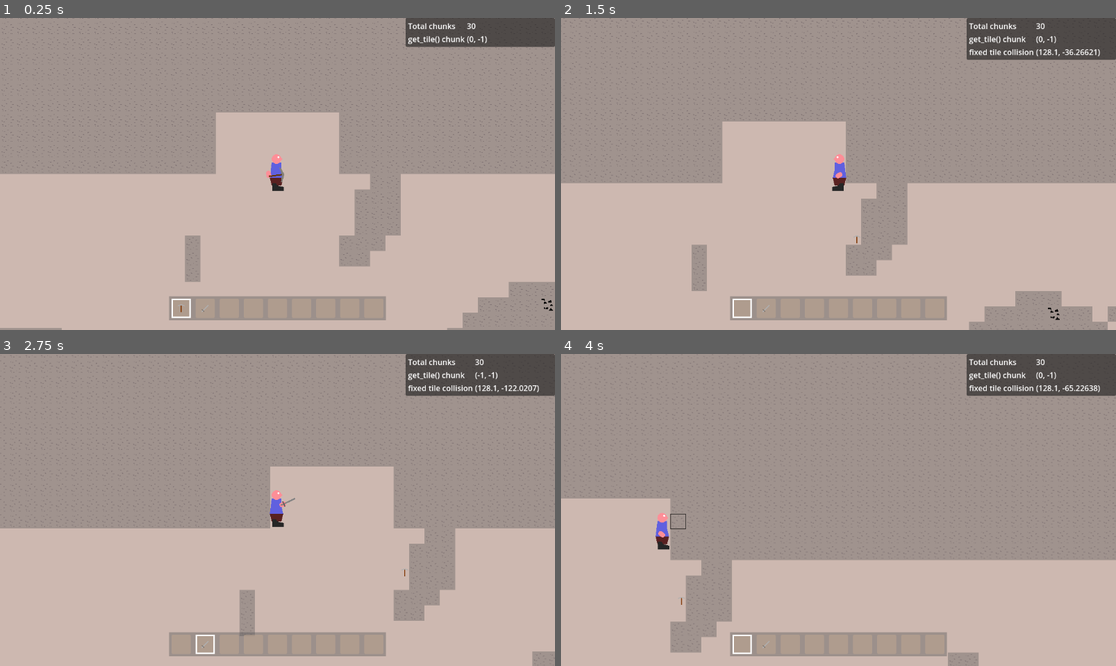
Above: before the commit, frames 1-4 (two rows, left to right).
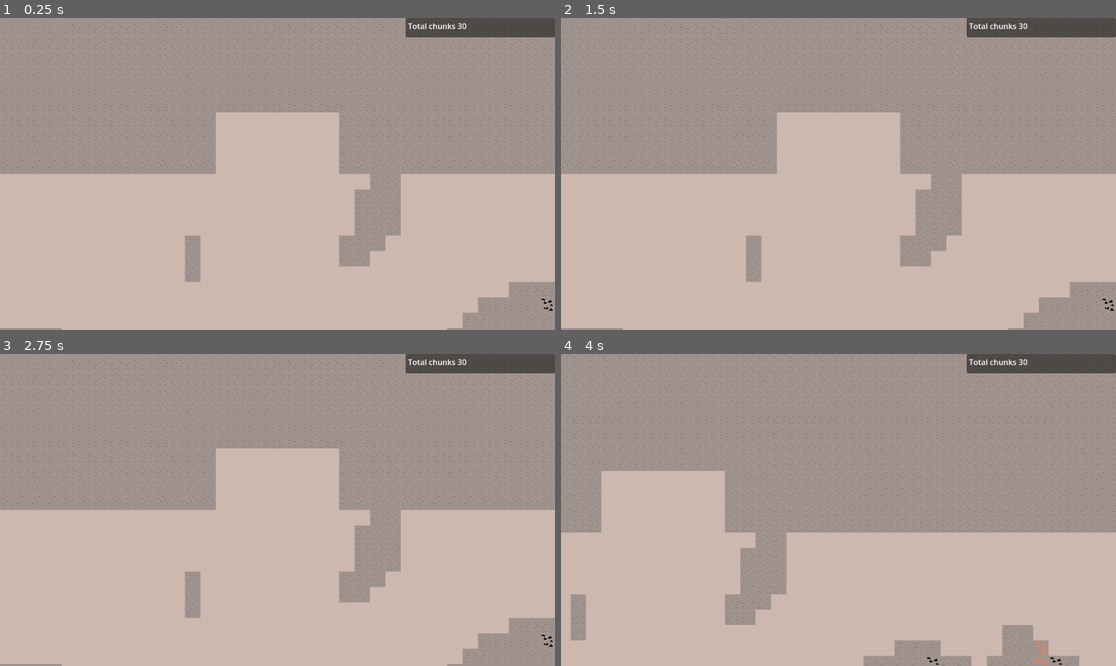
Above: after the commit, the same moments.

Repository: Griiimon/2D-Mining-Sandbox
Game: Godot game, scene res://scenes/game.tscn
Two runs of this game, one before a commit and one after it. Both use one fixed random seed, a clock stepped at 60 frames per second and the inputs below. The engine's default icon, where the game draws it, is replaced by a stand-in: a white triangle on a blue panel in a dark square.
Inputs (mouse positions are in pixels of both pictures, inside the frame that each line leads up to):
- Up to frame 1 (0.25 s): no input
- Up to frame 2 (1.5 s): tap Enter at 0.5 s; move the mouse to (960, 158) at 0.52 s; hold D (right) from 0.53 s (still down); tap X (drop_item) at 0.6 s; click (960, 158) at 0.67 s; tap Up (jump) at 0.77 s; tap Space at 1.25 s; move the mouse to (727, 189) at 1.27 s; tap F (interact) at 1.35 s
- Up to frame 3 (2.75 s): tap Up (jump) at 1.52 s; tap Enter at 2 s; move the mouse to (333, 441) at 2.02 s; release D (right) at 2.03 s; hold A (left) from 2.03 s (still down); tap E (next_hotbar_item) at 2.1 s
- Up to frame 4 (4 s): move the mouse to (810, 572) at 2.77 s; release A (left) at 2.78 s; hold D (right) from 2.78 s (still down); tap Q (previous_hotbar_item) at 2.85 s; click (810, 572) at 2.92 s; tap Up (jump) at 3.02, 3.77 s; move the mouse to (1005, 556) at 3.52 s; tap K (toggle_free_cam) at 3.6 s

The runs differ from the first frame. In frame 1, 4.2% of the frame differs, in the area x 30-100%, y 1-97%; in frame 2, 19%; in frame 3, 22%, in the area x 0-100%, y 0-100%; in frame 4, 21%.
Error after the commit: Invalid call. Nonexistent function 'start' in base 'Node (ChunkUpdater)'. (res://scripts/world/world.gd:34)

Commit message:
mob spawner

Diff:
--- a/scenes/world.tscn
+++ b/scenes/world.tscn
@@ -7,6 +7,7 @@
 [ext_resource type="Script" path="res://scripts/world/chunk_updater.gd" id="5_qqsjj"]
 [ext_resource type="Resource" uid="uid://di6fjtt37v77v" path="res://resources/effects/explosion_particles.tres" id="5_snubo"]
 [ext_resource type="PackedScene" uid="uid://vgl3mtr5d37f" path="res://scenes/components/debug_component.tscn" id="7_4bafo"]
+[ext_resource type="Script" path="res://scripts/world/mob_spawner.gd" id="7_otmna"]
 
 [node name="World" type="Node2D" node_paths=PackedStringArray("chunks")]
 script = ExtResource("1_pmjc8")
@@ -20,7 +21,11 @@
 script = ExtResource("5_qqsjj")
 
 [node name="Update Timer" type="Timer" parent="Chunk Updater"]
-autostart = true
+
+[node name="Mob Spawner" type="Node" parent="."]
+script = ExtResource("7_otmna")
+
+[node name="Timer" type="Timer" parent="Mob Spawner"]
 
 [node name="Chunks" type="Node2D" parent="."]
 
@@ -31,3 +36,4 @@
 
 [connection signal="initial_run_completed" from="Chunk Updater" to="." method="_on_chunk_updater_initial_run_completed"]
 [connection signal="timeout" from="Chunk Updater/Update Timer" to="Chunk Updater" method="_on_update_timer_timeout"]
+[connection signal="timeout" from="Mob Spawner/Timer" to="Mob Spawner" method="_on_timer_timeout"]
--- /dev/null
+++ b/scripts/resources/mob_spawner_definition.gd
@@ -0,0 +1,8 @@
+class_name MobSpawnerDefinition
+extends Resource
+
+enum Faction { FRIENDLY, NEUTRAL, HOSTILE }
+
+@export var faction: Faction
+@export var probability: float= 10.0
+@export var require_air_radius: int= 3
--- /dev/null
+++ b/scripts/world/mob_spawner.gd
@@ -0,0 +1,11 @@
+class_name MobSpawner
+extends WorldComponent
+
+
+
+func start():
+	$Timer.start()
+
+
+func _on_timer_timeout():
+	if not enabled: return
--- a/scripts/world/world.gd
+++ b/scripts/world/world.gd
@@ -14,6 +14,10 @@
 @export var generator: TerrainGenerator
 @export var explosion_particles: ParticleSettings
 
+@onready var chunk_updater: ChunkUpdater = $"Chunk Updater"
+@onready var mob_spawner: MobSpawner = $"Mob Spawner"
+
+
 var tick_entities: Array[BaseBlockEntity]
 
 var neighbor_updates: Array[Vector2i]
@@ -24,6 +28,12 @@
 func _ready():
 	if generator:
 		generator.initialize()
+
+
+func start():
+	chunk_updater.start()
+	mob_spawner.start()
+	initialization_finished.emit()
 
 
 func _physics_process(_delta):
@@ -222,7 +232,7 @@
 		for y in range(-settings.spawn_clearing_radius, settings.spawn_clearing_radius):
 			delete_block(settings.player_spawn + Vector2i(x, y), false)
 
-	initialization_finished.emit()
+	start()
 
 
 func is_air_at(tile_pos: Vector2i)-> bool:
--- /dev/null
+++ b/scripts/world/world_component.gd
@@ -0,0 +1,22 @@
+class_name WorldComponent
+extends Node
+
+
+@export var enabled: bool= true
+
+
+var world: World
+
+
+
+func _ready():
+	world= get_parent()
+	late_ready.call_deferred()
+
+
+func late_ready():
+	pass
+
+
+func start():
+	pass
Not shown: 1 places in scenes/world.tscn that only renumber resources
